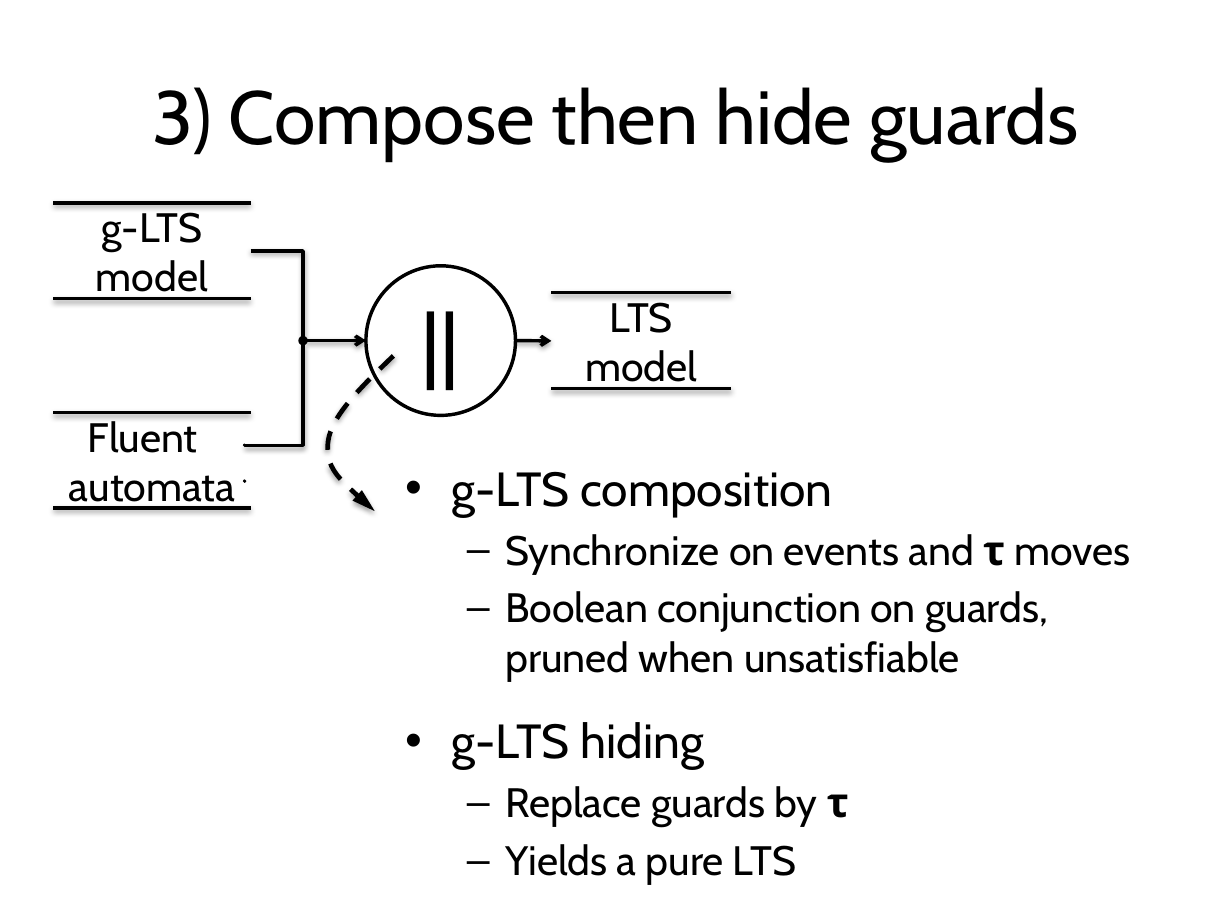
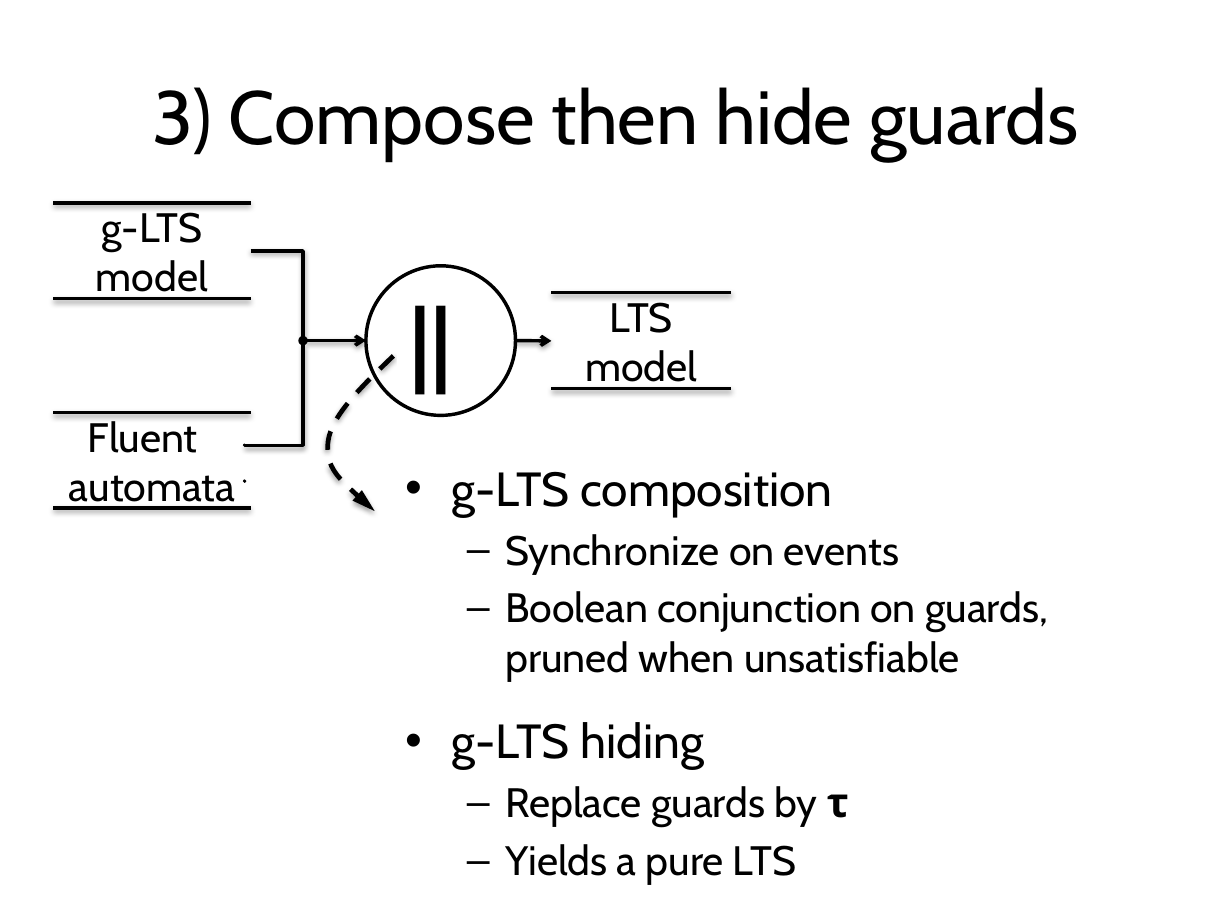
Before and after one commit to blambeau/phd, a slide deck: slide 28 of private-defense/slides.pptx (slide 31 before the commit). Drawn at 1232x924 pixels with LibreOffice and Linux fonts; fonts in the diff are those of the drawing. Boxes give left, top, right and bottom in pixels: in the first picture for what was removed or moved away, otherwise in the second. Text is boxed around its words. In the diff, an @@ line names an element or a change of style, - is before the commit and + after.

```diff
--- a/private-defense/slides.pptx
+++ b/private-defense/slides.pptx
@@ text in ellipse at <box>366,266,515,415</box>: text removed @@
-||
@@ ellipse at <box>366,266,515,415</box>: fill #FFFFFF to none @@
@@ text added at <box>397,277,492,402</box>, 54 pt, text #000000, bold @@
+||
@@ text at <box>505,534,899,575</box>: text changed @@
-  – Synchronize on events and τ moves
+  – Synchronize on events
```
Also in this commit, not shown: 18 other slides changed, 14 slides added, 23 slides removed, 14 other files.
